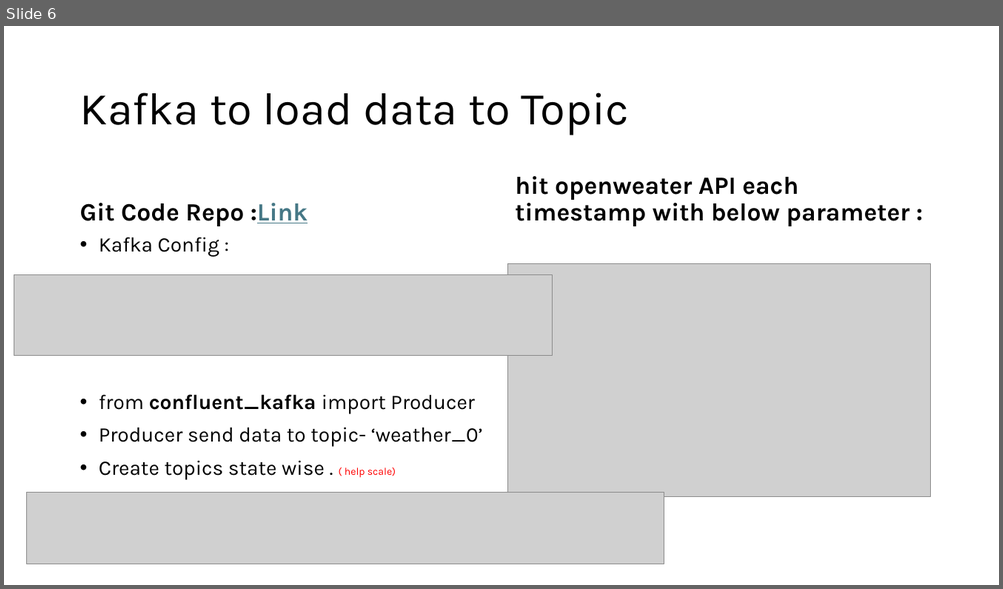
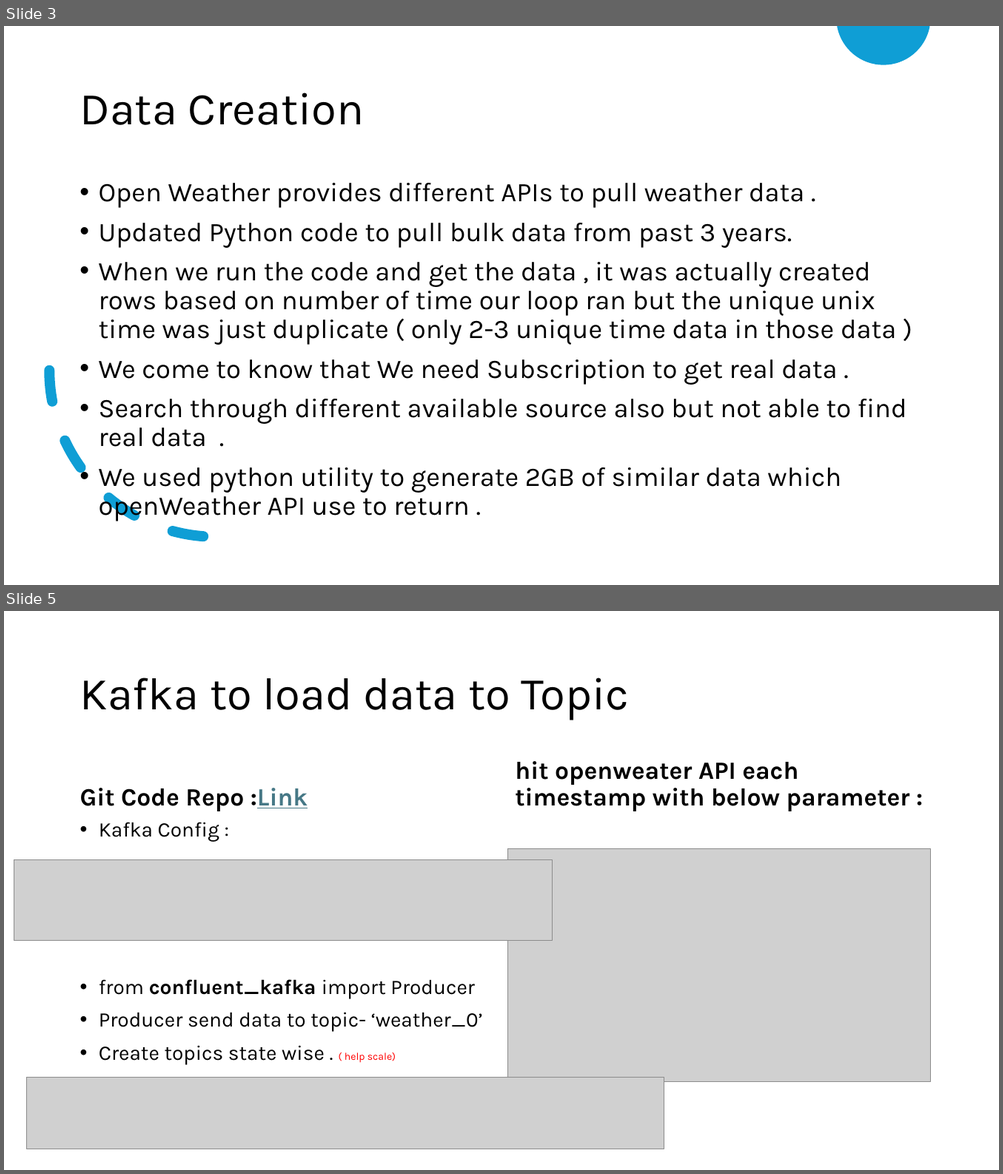
Before and after one commit to cksinghnet/Weather-Based-Grid-Optimization, a slide deck: DataEnggFinalProjectPPT.pptx. Shown one above the other, each under a label of ours: slide 6 before the commit, slides 3 and 5 after it; the slides between them are not shown. The pictures are 1003x589 and 1003x1174 pixels, drawn with LibreOffice and Linux fonts; fonts in the diff are those of the drawing; grey boxes stand for pictures. Boxes give left, top, right and bottom in pixels: in the first picture for what was removed or moved away, otherwise in the second. Text is boxed around its words. In the diff, an @@ line names an element or a change of style, - is before the commit and + after.

```diff
--- a/DataEnggFinalProjectPPT.pptx
+++ b/DataEnggFinalProjectPPT.pptx
@@ slide 3 added at (4, 26, 999, 585), background #FFFFFF @@
@@ freeform shape added at (836, 26, 929, 64), fill #0F9ED5 @@
@@ title added at (79, 93, 364, 125), 44 pt, text #000000 @@
+Data Creation
@@ text added at (99, 183, 907, 522), 26 pt, text #000000 @@
+• Open Weather provides different APIs to pull weather data .
+• Updated Python code to pull bulk data from past 3 years.
+• When we run the code and get the data , it was actually created rows based on number of time our loop ran but the unique unix time was just duplicate ( only 2-3 unique time data in those data )
+• We come to know that We need Subscription to get real data .
+• Search through different available source also but not able to find real data .
+• We used python utility to generate 2GB of similar data which openWeather API use to return .
@@ arc (boxed as its full ellipse) added at (50, 204, 383, 538), outline #0F9ED5 10 pt dashed @@
@@ what was slide 6 is now slide 5 @@
```
Also in this commit, not shown: 3 slides changed, 1 other slide added, 3 slides removed.
